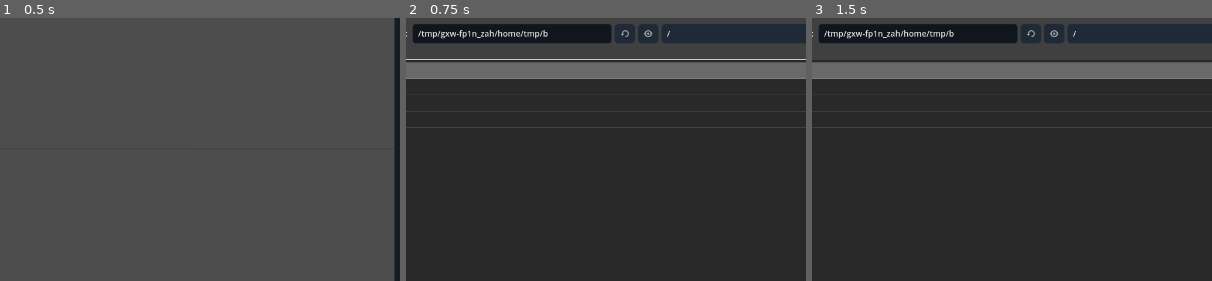
Above: before the commit, frames 1-3 (left to right).
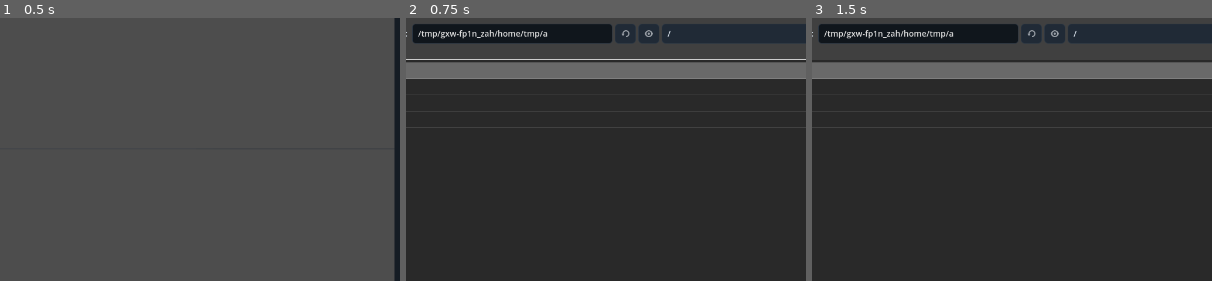
Above: after the commit, the same moments.

Repository: Onnevan/Kabuki
Game: Godot game, scene res://editor/main.tscn
Two runs of this game, one before a commit and one after it. Both use one fixed random seed, a clock stepped at 60 frames per second and the inputs below.
Inputs (mouse positions are % of the whole screen's width and height, from its top left):
- Up to frame 1 (0.5 s): no input
- Up to frame 2 (0.75 s): click "＋ IMPORT" at 0.5 s
- Up to frame 3 (1.5 s): click (37, 77) at 1.27 s; type "12" at 1.35 s
The pictures show only the part of the screen within x 27-77%, y 15-65%; the shares and areas given below are measured in that part.

Frame 1 is identical in both runs. In frame 2, 0.1% of the frame differs, in the area x 34-67%, y 3-9%; in frame 3, 0.1%.

Commit message:
Use irregular samples for PNG Delaunay mesh

Diff:
--- a/render/alpha_mesh_builder.gd
+++ b/render/alpha_mesh_builder.gd
@@ -12,7 +12,7 @@
 	for y in range(0, h, step):
 		for x in range(0, w, step):
 			if image.get_pixel(x, y).a >= alpha_threshold:
-				pts.append(Vector2(x, y))
+				pts.append(Vector2(clampi(x + int(sin(float(x * 7 + y * 3)) * step * 0.32), 0, w - 1), clampi(y + int(sin(float(x * 5 + y * 11)) * step * 0.32), 0, h - 1)))
 	var bstep: int = maxi(1, int(step / 2))
 	for y in range(0, h, bstep):
 		for x in range(0, w, bstep):
